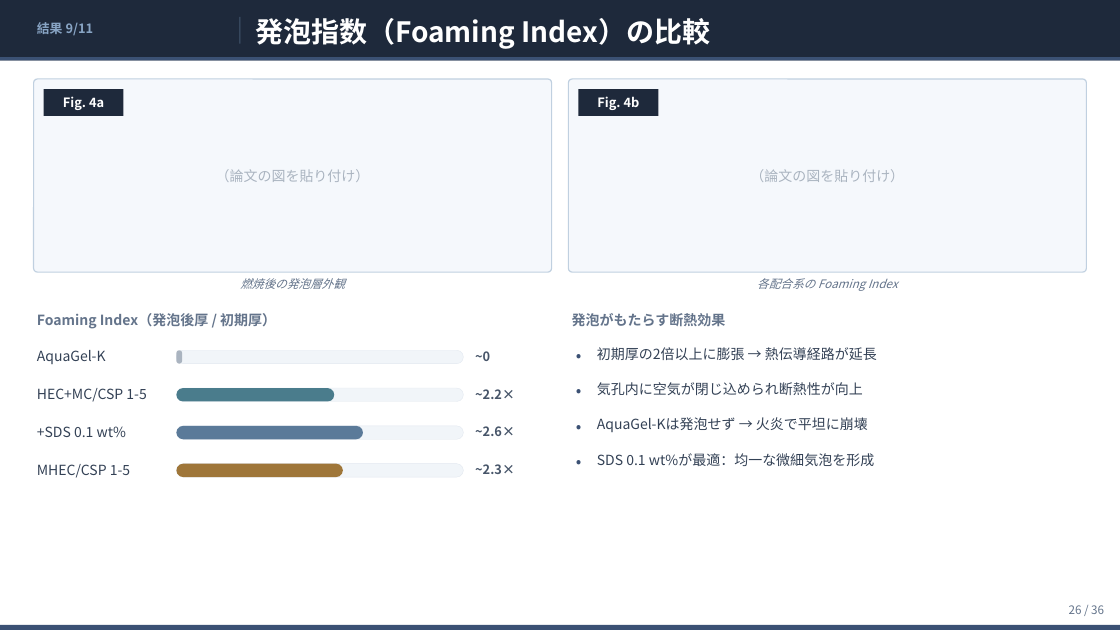
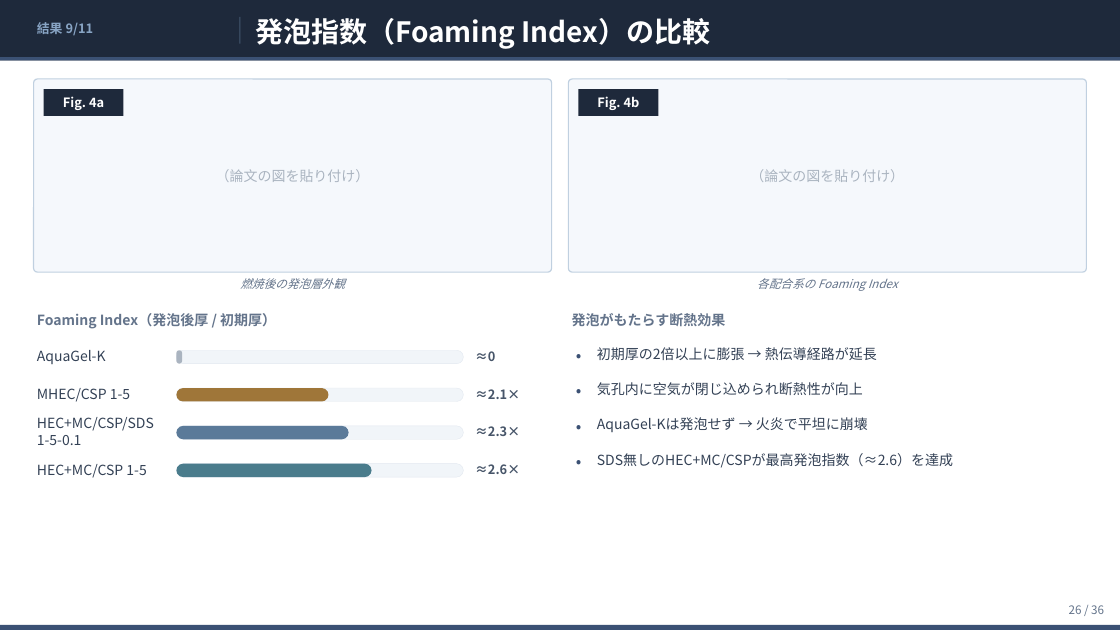
Before and after one commit to ytaisei0525-design/my-first-claude, a slide deck: slide 26 of slides.pptx. Drawn at 1120x630 pixels with LibreOffice and Linux fonts; fonts in the diff are those of the drawing. Boxes give left, top, right and bottom in pixels: in the first picture for what was removed or moved away, otherwise in the second. Text is boxed around its words. In the diff, an @@ line names an element or a change of style, - is before the commit and + after.

```diff
--- a/slides.pptx
+++ b/slides.pptx
@@ text at [475,351,495,361]: text changed @@
-~0
+≈0
@@ text at [37,388,130,402]: text changed @@
-HEC+MC/CSP 1-5
+MHEC/CSP 1-5
@@ rounded rectangle: place and size @@
-rounded rectangle at [176,388,334,402]
+rounded rectangle at [176,388,329,402]
@@ rounded rectangle at [176,388,329,402]: fill #4A7C8C to #9F7639 @@
@@ text at [475,389,520,399]: text changed @@
-~2.2×
+≈2.1×
@@ text at [37,417,154,445]: text changed @@
-+SDS 0.1 wt%
+HEC+MC/CSP/SDS 1-5-0.1
@@ rounded rectangle: place and size @@
-rounded rectangle at [176,426,363,439]
+rounded rectangle at [176,426,349,439]
@@ text at [475,426,520,436]: text changed @@
-~2.6×
+≈2.3×
@@ text at [37,464,146,478]: text changed @@
-MHEC/CSP 1-5
+HEC+MC/CSP 1-5
@@ rounded rectangle: place and size @@
-rounded rectangle at [176,464,343,477]
+rounded rectangle at [176,464,371,477]
@@ rounded rectangle at [176,464,371,477]: fill #9F7639 to #4A7C8C @@
@@ text at [475,464,520,474]: text changed @@
-~2.3×
+≈2.6×
@@ text at [597,453,953,468]: text changed @@
-SDS 0.1 wt%が最適：均一な微細気泡を形成
+SDS無しのHEC+MC/CSPが最高発泡指数（≈2.6）を達成
```
Also in this commit, not shown: 15 other slides changed, 1 slide added, 1 slide removed, 1 other file.
